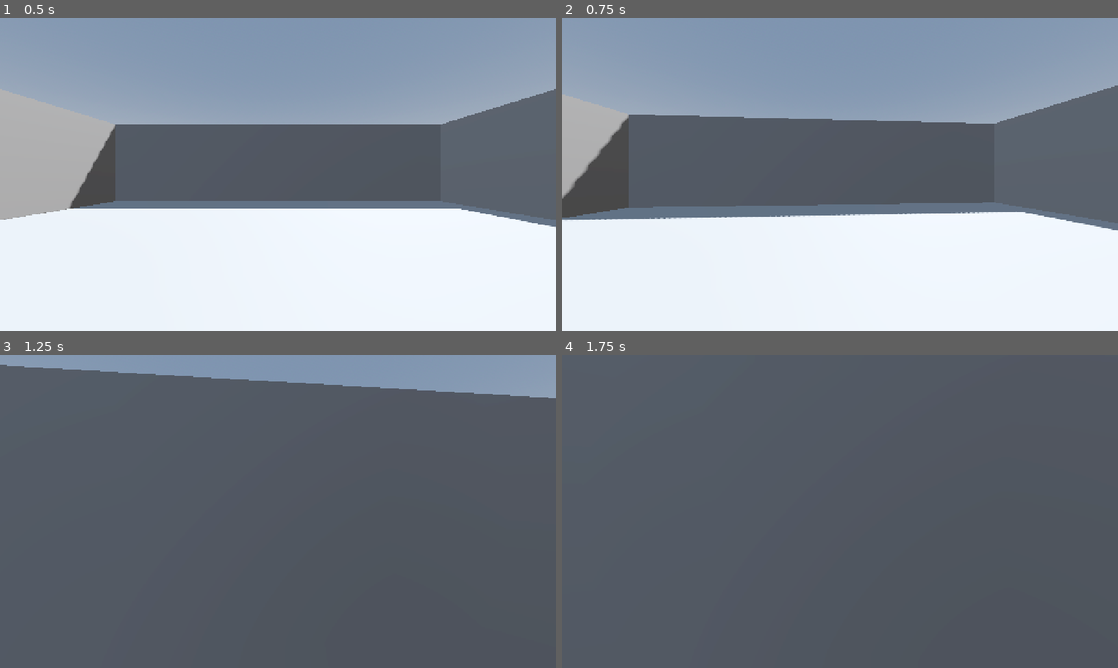
Above: before the commit, frames 1-4 (two rows, left to right).
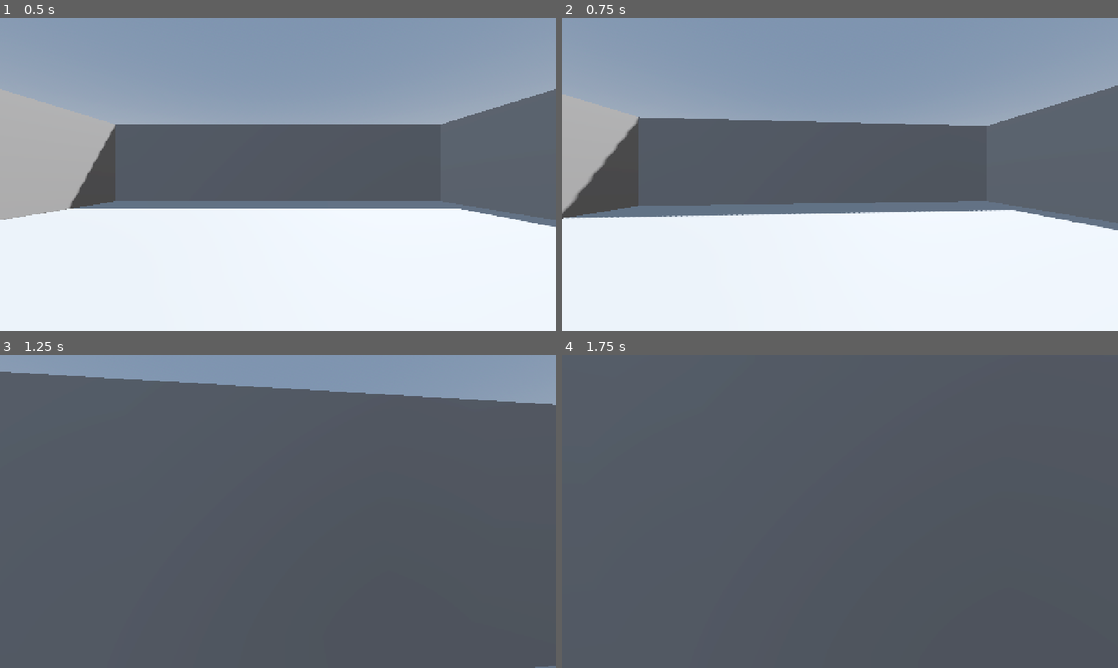
Above: after the commit, the same moments.

Repository: LukeIsPhoenix/fps-template
Game: Godot game, scene res://test.tscn
The game is run twice, just before and just after one commit, with the same random seed, the same clock (stepped at 60 frames per second) and the same inputs.
Inputs (mouse positions are in pixels of both pictures, inside the frame that each line leads up to):
- Up to frame 1 (0.5 s): no input
- Up to frame 2 (0.75 s): move the mouse to (867, 174) at 0.52 s; hold W (move_forward) from 0.53 s (still down); hold Shift (sprint) from 0.53 s (still down)
- Up to frame 3 (1.25 s): keep holding W (move_forward); keep holding Shift (sprint); tap Space (jump) at 0.77 s
- Up to frame 4 (1.75 s): keep holding W (move_forward); move the mouse to (812, 511) at 1.27 s; release Shift (sprint) at 1.28 s; tap Shift (sprint) at 1.35 s; tap Space (jump) at 1.52 s

Frame 1 is identical in both runs. In frame 2, 2.7% of the frame differs, in the area x 0-100%, y 22-68%; in frame 3, 2.1%; in frame 4, less than 0.1%.

Commit message:
update some minor settings

Diff:
--- a/player.tscn
+++ b/player.tscn
@@ -10,6 +10,7 @@
 script = ExtResource("1_4flbx")
 MAX_SPEED = 7.0
 MAX_SPRINT_SPEED = 12.0
+SPRINT_FOV_MULTIPLIER = 1.15
 
 [node name="CollisionShape3D" type="CollisionShape3D" parent="." unique_id=2046547239]
 shape = SubResource("CapsuleShape3D_4flbx")
--- a/settings.tscn
+++ b/settings.tscn
@@ -26,10 +26,10 @@
 anchor_bottom = 1.0
 grow_horizontal = 2
 grow_vertical = 2
-theme_override_constants/margin_left = 40
-theme_override_constants/margin_top = 40
-theme_override_constants/margin_right = 40
-theme_override_constants/margin_bottom = 40
+theme_override_constants/margin_left = 400
+theme_override_constants/margin_top = 100
+theme_override_constants/margin_right = 400
+theme_override_constants/margin_bottom = 100
 
 [node name="SettingsContainer" type="PanelContainer" parent="MarginContainer" unique_id=146816566]
 layout_mode = 2
